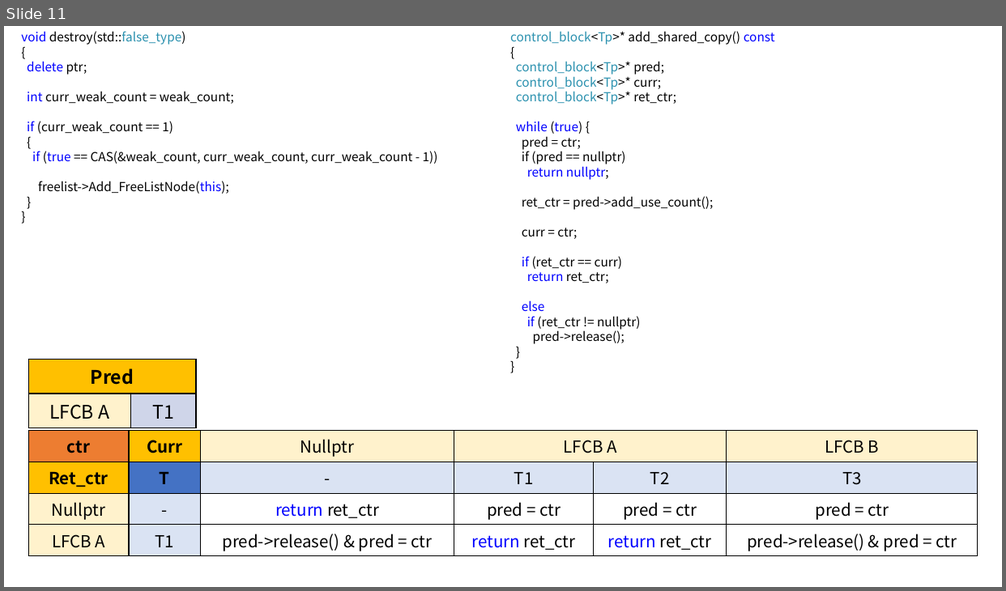
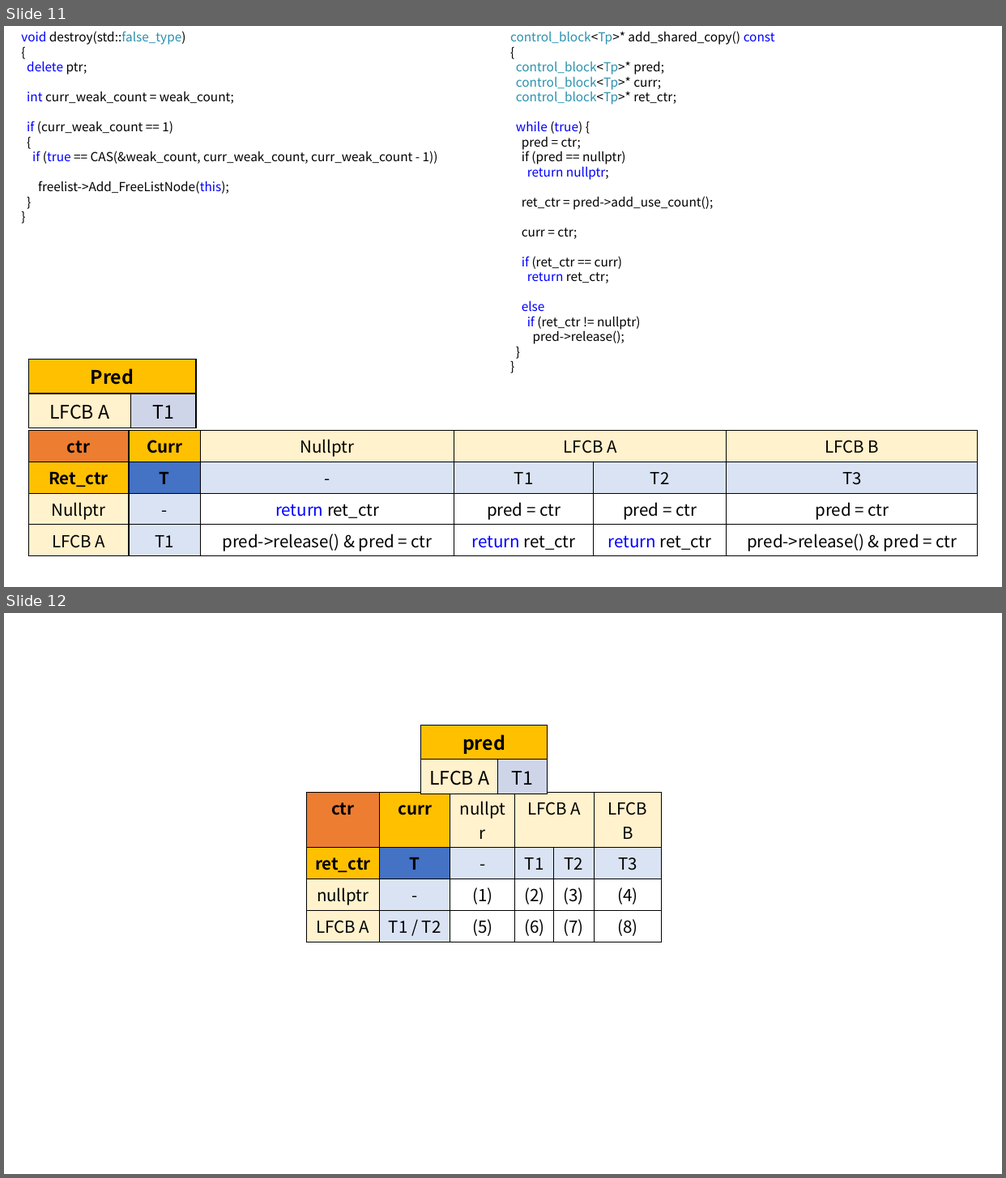
Before and after one commit to KU-t/1920-thesis, a slide deck: 연구일지/졸업작품 주간 일지 33주차/ABA해결 - FreeList.pptx. Shown one above the other, each under a label of ours: slide 11 before the commit, slides 11 and 12 after it. The pictures are 1006x591 and 1006x1178 pixels, drawn with LibreOffice and Linux fonts; fonts in the diff are those of the drawing. Boxes give left, top, right and bottom in pixels: in the first picture for what was removed or moved away, otherwise in the second. Text is boxed around its words. In the diff, an @@ line names an element or a change of style, - is before the commit and + after.

```diff
--- a/연구일지/졸업작품 주간 일지 33주차/ABA해결 - FreeList.pptx
+++ b/연구일지/졸업작품 주간 일지 33주차/ABA해결 - FreeList.pptx
@@ slide 12 added at (4,613,1002,1174), background #FFFFFF @@
@@ table added at (421,725,548,789), 2 rows, 2 columns @@
+pred | 
+LFCB A | T1
@@ table added at (306,792,663,939), 4 rows, 6 columns @@
+ctr | curr | nullptr | LFCB A |  | LFCB B
+ret_ctr | T | - | T1 | T2 | T3
+nullptr | - | (1) | (2) | (3) | (4)
+LFCB A | T1 / T2 | (5) | (6) | (7) | (8)
```
Also in this commit, not shown: 1 slide changed, 34 other files.
